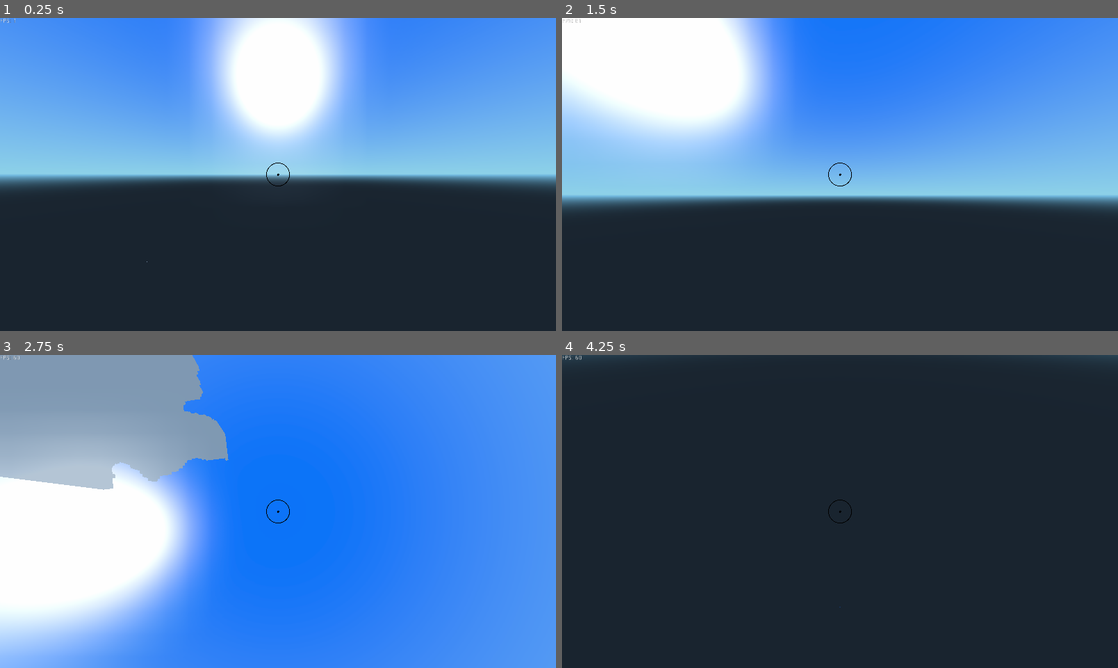
Above: before the commit, frames 1-4 (two rows, left to right).
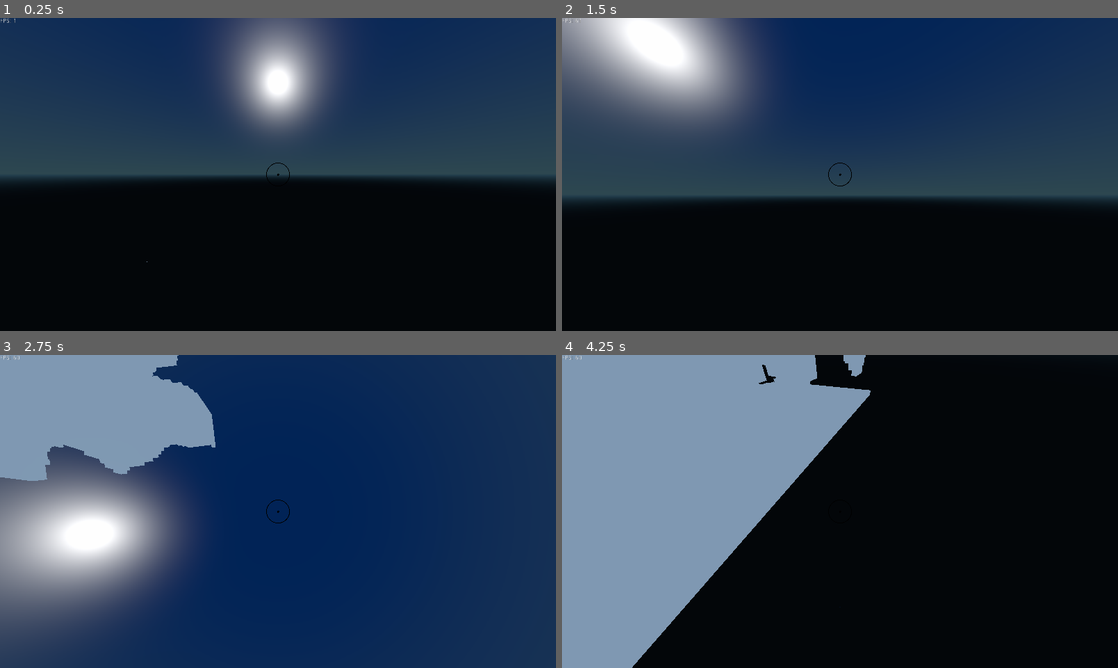
Above: after the commit, the same moments.

Repository: ThomBogers/blocks
Game: Godot game, scene res://scenes/Main/Main.tscn
Two runs of this game, one before a commit and one after it. Both use one fixed random seed, a clock stepped at 60 frames per second and the inputs below.
Inputs (mouse positions are in pixels of both pictures, inside the frame that each line leads up to):
- Up to frame 1 (0.25 s): no input
- Up to frame 2 (1.5 s): tap Enter at 0.5 s; move the mouse to (962, 158) at 0.52 s; hold D (game_right) 0.53-1.28 s; hold E (game_godmode) 0.53-1.28 s; tap Space (game_up) at 1.25 s; move the mouse to (728, 190) at 1.27 s; hold S (game_back) from 1.28 s (still down); click (728, 190) at 1.35 s
- Up to frame 3 (2.75 s): tap E (game_godmode) at 1.55, 2.3 s; tap Enter at 2 s; move the mouse to (333, 442) at 2.02 s; release S (game_back) at 2.03 s; hold D (game_right) from 2.03 s (still down); hold Right mouse button (game_click_right) from 2.03 s (still down)
- Up to frame 4 (4.25 s): move the mouse to (812, 574) at 2.77 s; release D (game_right) at 2.78 s; release Right mouse button (game_click_right) at 2.78 s; hold Space (game_up) 2.78-3.53 s; tap E (game_godmode) at 2.85 s; move the mouse to (1006, 558) at 3.52 s; hold A (game_left) from 3.53 s (still down); hold E (game_godmode) from 3.53 s (still down)

The runs differ from the first frame. In frame 1, 100% of the frame differs, in the area x 0-100%, y 0-100%; in frame 2, 98%; in frame 3, 89%; in frame 4, 100%.

Commit message:
Improve player movement and block creation code

Diff:
--- /dev/null
+++ b/materials/terrain.tres
@@ -0,0 +1,7 @@
+[gd_resource type="SpatialMaterial" load_steps=2 format=2]
+
+[ext_resource path="res://images/raw/test_texture.png" type="Texture" id=1]
+
+[resource]
+vertex_color_use_as_albedo = true
+albedo_texture = ExtResource( 1 )
--- a/scenes/Main/Main.tscn
+++ b/scenes/Main/Main.tscn
@@ -15,6 +15,7 @@
 [sub_resource type="Environment" id=2]
 background_mode = 2
 background_sky = SubResource( 1 )
+background_energy = 0.1
 ambient_light_color = Color( 0.992188, 0.975231, 0.837158, 1 )
 fog_enabled = true
 fog_depth_begin = 100.0
@@ -35,6 +36,8 @@
 
 [node name="DirectionalLight" type="DirectionalLight" parent="."]
 transform = Transform( 0.707107, -0.707107, -3.09086e-008, 0, -4.37114e-008, 1, -0.707107, -0.707107, -3.09086e-008, 0, 100, 0 )
+light_energy = 0.0
+directional_shadow_max_distance = 100.0
 
 [node name="Threadpool" type="Node" parent="."]
 script = ExtResource( 2 )
--- a/scenes/Player/Camera.gd
+++ b/scenes/Player/Camera.gd
@@ -28,8 +28,8 @@
 	raycast_to   = raycast_from + camera.project_ray_normal(screen_center) * ray_length
 	raycast_type = type
 
-func hit_ray(target):
-	target.collider.get_node("../../..").hit(target, raycast_type)
+func hit_ray(target, origin):
+	target.collider.get_node("../../..").hit(target, raycast_type, origin)
 
 func _physics_process(delta):
 	if raycast_from != null && raycast_to != null:
@@ -37,7 +37,7 @@
 		var result = space_state.intersect_ray(raycast_from, raycast_to, [self, camera, player, shap])
 		if not result.empty():
 			#Go from mesh in mesh instance to Geometry
-			hit_ray(result)
+			hit_ray(result, raycast_from)
 
 		raycast_from = null
 		raycast_to   = null
--- a/scenes/Player/Player.gd
+++ b/scenes/Player/Player.gd
@@ -9,15 +9,15 @@
 
 const FLYING  = 0
 const WALKING = 1
+const MAX_JUMPS = 2
 var MODE = FLYING
 
 onready var camera = get_node("Camera")
 onready var player = get_node(".")
 onready var collider = get_node("PlayerCollider")
 
-var on_floor = false
-
 var movement_vector = Vector3(0,0,0)
+var jumps = 0
 var yaw   = 45
 var pitch = 45
 const view_sensitivity = 1
@@ -41,10 +41,13 @@
 	if event.is_action_pressed("game_godmode"):
 		if MODE == FLYING:
 			MODE = WALKING
+			player.set_collision_layer_bit(0,1)
+			player.set_collision_mask_bit(0,1)
 		else:
 			movement_vector.y = 0
 			MODE = FLYING
-
+			player.set_collision_layer_bit(0,0)
+			player.set_collision_mask_bit(0,0)
 	if event is InputEventMouseMotion:
 		var relative_x = event.relative.x
 		var relative_y = event.relative.y
@@ -74,9 +77,10 @@
 		movement_vector.z = 0
 
 	if MODE == WALKING:
-		if on_floor && event.is_action_pressed("game_up"):
+		if event.is_action_pressed("game_up") && jumps < MAX_JUMPS:
+			print("JUMP TIME")
+			jumps = jumps + 1
 			movement_vector.y = SPEED_JUMP
-			on_floor = false
 	else:
 		if event.is_action_pressed("game_up"):
 			movement_vector.y = SPEED_JUMP
@@ -103,44 +107,21 @@
 
 
 func _physics_process(delta):
-	# Kinematicbody.move_and_collide moves relative to the world, not the object itself.
-	# The movement vector is rotated before being applied, this makes movement follow the camera direction
-	# Horizontal and vertical movement is hanled seperately because:
-	#	- We want to ignore rotation for direction of vertical movement
-	#	- Vertical movement causes collision while walking (camera angle looking into the floor), slowing the movement
-	_h_move(delta)
-	_v_move(delta)
 
-func _h_move(delta):
-	var movement = Vector3(movement_vector.x, 0, movement_vector.z).normalized()
+	var movement
+	if MODE == WALKING:
+		movement_vector.y = movement_vector.y + delta*GRAVITY
+		movement = movement_vector * SPEED_WALK
+	else:
+		movement = movement_vector * SPEED_AIR
 
-	if MODE == FLYING:
-		player.translate(movement)
-	else:
-		movement = movement.rotated(Vector3(0,1,0),deg2rad(yaw))
+	movement = movement.rotated(Vector3(0,1,0),deg2rad(yaw))
 
-		if on_floor:
-			movement = movement * SPEED_WALK * delta
-		else:
-			movement = movement * SPEED_AIR * delta
-		player.move_and_collide(movement)
+	player.move_and_slide( movement, Vector3(0,1,0) )
 
-func _v_move(delta):
+	if player.get_slide_count():
+		var collision = player.get_slide_collision(0);
 
-	if MODE == WALKING:
-		# Apply gravity every tick
-		movement_vector.y = movement_vector.y + delta*GRAVITY
-
-	var movement = Vector3(0, movement_vector.y, 0)
-
-	if MODE == FLYING:
-		player.translate(movement)
-	else:
-		var collision = player.move_and_collide(movement)
-
-		if collision != null and collision.normal.y != 0:
-			on_floor = true
+		if collision.normal.y == 1:
+			jumps=0
 			movement_vector.y = 0
-
-#func _process(delta):
-#	pass
--- a/scenes/Player/Player.tscn
+++ b/scenes/Player/Player.tscn
@@ -47,3 +47,6 @@
 margin_right = 40.0
 margin_bottom = 14.0
 script = ExtResource( 5 )
+
+[node name="OmniLight" type="OmniLight" parent="."]
+omni_range = 99.0
--- a/scenes/World/Chunk.gd
+++ b/scenes/World/Chunk.gd
@@ -28,21 +28,6 @@
 var zoffset
 var yoffset
 
-var uv1
-var uv2
-var uv3
-var uv4
-
-var v1
-var v2
-var v3
-var v4
-
-var c1
-var c2
-var c3
-var c4
-
 var should_ret  = false
 var should_flip = false
 
@@ -73,11 +58,9 @@
 	collInstance = get_node("CollisionShape")
 	worldseed = _worldseed
 
-func hit(collision, type):
+func hit(collision, type, origin):
 
 	logMessage("Collistion: " + str(collision))
-
-	# Calculate direction of collision
 
 	# Create position relative to chunk position
 	var relPosition = Vector3(collision.position.x-chunkoffset.x, collision.position.y-chunkoffset.y, collision.position.z-chunkoffset.z)
@@ -105,6 +88,9 @@
 		print("Out of y_pos range")
 		return
 
+	# TODO: Check distance from origin to center position of chunk[x_pos][z_pos][y_pos]
+	# return if distance < CONSTANTS.CUBESIZE/2
+
 	if chunk[x_pos][z_pos][y_pos] == BLOCK_TYPE.BEDROCK:
 		return
 
@@ -157,16 +143,35 @@
 					elif type >= 0:
 						chunk[x][z].append(BLOCK_TYPE.AIR)
 
+func _build_test_chunk():
+
+	for x in range(chunksize.x):
+		chunk.append([])
+		for z in range(chunksize.z):
+			chunk[x].append([])
+
+			for y in range(chunksize.y):
+				if x == 10:
+					chunk[x][z].append(BLOCK_TYPE.DIRT)
+				elif z == 10:
+					chunk[x][z].append(BLOCK_TYPE.DIRT)
+				# elif z == 10:
+				# 	chunk[x][z].append(BLOCK_TYPE.DIRT)
+				else:
+					chunk[x][z].append(BLOCK_TYPE.AIR)
+
 func _render_mesh_thread(params):
 
 	if(!chunkInitialised):
 		_build_chunk_opensimplex_3d()
+		# _build_test_chunk()
 		chunkInitialised = true
 
 	var surfTool = SurfaceTool.new()
 	var mesh     = Mesh.new()
 
 	surfTool.begin(Mesh.PRIMITIVE_TRIANGLES)
+	surfTool.set_material(material)
 
 	var res
 	var next_type
@@ -222,7 +227,7 @@
 	surfTool.index()
 	surfTool.commit(mesh)
 
-	meshInstance.set_material_override(material)
+	# meshInstance.set_material_override(material)
 	meshInstance.set_mesh(mesh)
 
 	# Remove old collision mesh if present
@@ -266,18 +271,36 @@
 	if should_ret:
 		return null
 
+	carray = _get_carray(current_type)
 	if should_flip:
-		v4 = Vector3(xoffset+0,       yoffset, zoffset+0)
-		v3 = Vector3(xoffset+0,       yoffset, zoffset+cubesize)
-		v2 = Vector3(xoffset+cubesize,yoffset, zoffset+cubesize)
-		v1 = Vector3(xoffset+cubesize,yoffset, zoffset+0)
-	else:
-		v1 = Vector3(xoffset+0,       yoffset, zoffset+0)
-		v2 = Vector3(xoffset+0,       yoffset, zoffset+cubesize)
-		v3 = Vector3(xoffset+cubesize,yoffset, zoffset+cubesize)
-		v4 = Vector3(xoffset+cubesize,yoffset, zoffset+0)
-
-	return _get_rect(v1,v2,v3,v4)
+		varray = [
+			Vector3(xoffset+0,       yoffset, zoffset+0), #v1
+			Vector3(xoffset+0,       yoffset, zoffset+cubesize), #v2
+			Vector3(xoffset+cubesize,yoffset, zoffset+cubesize), #v3
+			Vector3(xoffset+cubesize,yoffset, zoffset+0), #v4
+		]
+		uvarray = [
+			Vector2(0,0), # uv1
+			Vector2(0,1), # uv2
+			Vector2(1,1), # uv3
+			Vector2(1,0), # uv4
+		]
+	else:
+		uvarray = [
+			Vector2(1,0), # uv4
+			Vector2(1,1), # uv3
+			Vector2(0,1), # uv2
+			Vector2(0,0),  # uv1
+		]
+		varray = [
+			Vector3(xoffset+cubesize,yoffset, zoffset+0), #v1
+			Vector3(xoffset+cubesize,yoffset, zoffset+cubesize), #v2
+			Vector3(xoffset+0,       yoffset, zoffset+cubesize), #v3
+			Vector3(xoffset+0,       yoffset, zoffset+0), #v4
+		]
+
+
+	return [varray, uvarray, carray]
 
 func _get_vertical_x(x,z,y, current_type, next_type):
 	xoffset = x*cubesize
@@ -292,18 +315,31 @@
 	var yoff_top = (y) * cubesize
 	var yoff_bot = (y-1)*cubesize
 
+	carray = _get_carray(current_type)
+
 	if should_flip:
-		v4 = Vector3(xoffset+cubesize,yoff_top,zoffset)
-		v3 = Vector3(xoffset+cubesize,yoff_top,zoffset+cubesize)
-		v2 = Vector3(xoffset+cubesize,yoff_bot,zoffset+cubesize)
-		v1 = Vector3(xoffset+cubesize,yoff_bot,zoffset)
-	else:
-		v1 = Vector3(xoffset+cubesize,yoff_top,zoffset)
-		v2 = Vector3(xoffset+cubesize,yoff_top,zoffset+cubesize)
-		v3 = Vector3(xoffset+cubesize,yoff_bot,zoffset+cubesize)
-		v4 = Vector3(xoffset+cubesize,yoff_bot,zoffset)
-
-	return _get_rect(v1,v2,v3,v4)
+		varray = [
+			Vector3(xoffset+cubesize,yoff_top,zoffset), # v1 =
+			Vector3(xoffset+cubesize,yoff_top,zoffset+cubesize), # v2 =
+			Vector3(xoffset+cubesize,yoff_bot,zoffset+cubesize), # v3 =
+			Vector3(xoffset+cubesize,yoff_bot,zoffset), # v4 =
+		]
+	else:
+			varray  = [
+				Vector3(xoffset+cubesize,yoff_bot,zoffset), #v1
+				Vector3(xoffset+cubesize,yoff_bot,zoffset+cubesize), #v2,
+				Vector3(xoffset+cubesize,yoff_top,zoffset+cubesize), #v3,
+				Vector3(xoffset+cubesize,yoff_top,zoffset), #v4,
+			]
+
+	uvarray = [
+		Vector2(0,0), # uv1
+		Vector2(0,1), # uv2
+		Vector2(1,1), # uv3
+		Vector2(1,0), # uv4
+	]
+
+	return [varray, uvarray, carray]
 
 func _get_vertical_z(x,z,y, current_type, next_type):
 	xoffset = x*cubesize
@@ -318,48 +354,44 @@
 	var yoff_top = (y) * cubesize
 	var yoff_bot = (y-1)*cubesize
 
-	if should_flip:
-		v1 = Vector3(xoffset,yoff_top,zoffset+cubesize)
-		v2 = Vector3(xoffset+cubesize,yoff_top,zoffset+cubesize)
-		v3 = Vector3(xoffset+cubesize,yoff_bot,zoffset+cubesize)
-		v4 = Vector3(xoffset,yoff_bot,zoffset+cubesize)
-	else:
-		v4 = Vector3(xoffset,yoff_top,zoffset+cubesize)
-		v3 = Vector3(xoffset+cubesize,yoff_top,zoffset+cubesize)
-		v2 = Vector3(xoffset+cubesize,yoff_bot,zoffset+cubesize)
-		v1 = Vector3(xoffset,yoff_bot,zoffset+cubesize)
-
-
-	return _get_rect(v1,v2,v3,v4)
-
-func _get_rect(v1,v2,v3,v4):
-	uvarray = []
-	varray  = []
-	carray  = []
-
-	uv1 = Vector2(0,0)
-	uv2 = Vector2(0,1)
-	uv3 = Vector2(1,1)
-	uv4 = Vector2(1,0)
-
-	c1 = Color(0,0,0.5)
-	c2 = Color(0,0,0.5)
-	c3 = Color(0,0,0.5)
-	c4 = Color(0,0,0.5)
-
-	uvarray.append(uv4)
-	uvarray.append(uv3)
-	uvarray.append(uv2)
-	uvarray.append(uv1)
-
-	varray.append(v4)
-	varray.append(v3)
-	varray.append(v2)
-	varray.append(v1)
-
-	carray.append(c4)
-	carray.append(c3)
-	carray.append(c2)
-	carray.append(c1)
-
+	carray = _get_carray(current_type)
+
+	if !should_flip:
+		varray = [
+			Vector3(xoffset,yoff_top,zoffset+cubesize),
+			Vector3(xoffset+cubesize,yoff_top,zoffset+cubesize),
+			Vector3(xoffset+cubesize,yoff_bot,zoffset+cubesize),
+			Vector3(xoffset,yoff_bot,zoffset+cubesize),
+		]
+	else:
+		varray = [
+			Vector3(xoffset,yoff_bot,zoffset+cubesize),
+			Vector3(xoffset+cubesize,yoff_bot,zoffset+cubesize),
+			Vector3(xoffset+cubesize,yoff_top,zoffset+cubesize),
+			Vector3(xoffset,yoff_top,zoffset+cubesize),
+		]
+	uvarray = [
+		Vector2(0,0), # uv1
+		Vector2(0,1), # uv2
+		Vector2(1,1), # uv3
+		Vector2(1,0), # uv4
+	]
 	return [varray, uvarray, carray]
+
+func _get_carray(type):
+	var COLOR_GRAY = Color( 0.75, 0.75, 0.75, 1.0 )
+	var COLOR_BEIGE = Color( 0.96, 0.96, 0.86, 1.0 )
+	var COLOR_DARKGREEN = Color( 0, 0.39, 0, 1.0 )
+	var COLOR_NONE = Color( 0, 0, 0, 0 )
+
+	var dirtArray = PoolColorArray([COLOR_BEIGE,COLOR_BEIGE,COLOR_BEIGE,COLOR_BEIGE])
+	var grayArray = PoolColorArray([COLOR_GRAY,COLOR_GRAY,COLOR_GRAY,COLOR_GRAY])
+	var noneArray = PoolColorArray([COLOR_NONE,COLOR_NONE,COLOR_NONE,COLOR_NONE])
+
+	if type == BLOCK_TYPE.DIRT:
+		carray = dirtArray;
+	elif type == BLOCK_TYPE.BEDROCK:
+		carray = grayArray;
+	else:
+		carray = noneArray;
+	return carray
--- a/scenes/World/Chunk.tscn
+++ b/scenes/World/Chunk.tscn
@@ -1,101 +1,18 @@
-[gd_scene load_steps=6 format=2]
+[gd_scene load_steps=5 format=2]
 
 [ext_resource path="res://scenes/World/Chunk.gd" type="Script" id=1]
-[ext_resource path="res://images/raw/edge.png" type="Texture" id=2]
+[ext_resource path="res://materials/terrain.tres" type="Material" id=2]
 [ext_resource path="res://materials/world_spatialmaterial.tres" type="Material" id=3]
 
-[sub_resource type="SpatialMaterial" id=1]
-
-render_priority = 0
-flags_transparent = false
-flags_unshaded = false
-flags_vertex_lighting = false
-flags_no_depth_test = false
-flags_use_point_size = false
-flags_world_triplanar = false
-flags_fixed_size = false
-flags_albedo_tex_force_srgb = false
-vertex_color_use_as_albedo = false
-vertex_color_is_srgb = false
-params_diffuse_mode = 0
-params_specular_mode = 0
-params_blend_mode = 0
-params_cull_mode = 0
-params_depth_draw_mode = 0
-params_line_width = 1.0
-params_point_size = 1.0
-params_billboard_mode = 0
-params_grow = false
-params_use_alpha_scissor = false
-albedo_color = Color( 0, 0.231293, 0.558594, 1 )
-albedo_texture = ExtResource( 2 )
-metallic = 0.0
-metallic_specular = 0.5
-metallic_texture_channel = 0
-roughness = 0.0
-roughness_texture_channel = 0
-emission_enabled = false
-normal_enabled = false
-rim_enabled = false
-clearcoat_enabled = false
-anisotropy_enabled = false
-ao_enabled = false
-depth_enabled = false
-subsurf_scatter_enabled = false
-transmission_enabled = false
-refraction_enabled = false
-detail_enabled = false
-uv1_scale = Vector3( 1, 1, 1 )
-uv1_offset = Vector3( 0, 0, 0 )
-uv1_triplanar = false
-uv1_triplanar_sharpness = 1.0
-uv2_scale = Vector3( 1, 1, 1 )
-uv2_offset = Vector3( 0, 0, 0 )
-uv2_triplanar = false
-uv2_triplanar_sharpness = 1.0
-proximity_fade_enable = false
-distance_fade_enable = false
-_sections_unfolded = [ "Albedo", "Parameters", "Vertex Color" ]
-
-[sub_resource type="CylinderMesh" id=2]
-
-top_radius = 1.0
-bottom_radius = 1.0
-height = 2.0
-radial_segments = 64
-rings = 4
+[sub_resource type="CylinderMesh" id=1]
 
 [node name="Chunk" type="StaticBody"]
+collision_layer = 3
+script = ExtResource( 1 )
+material = ExtResource( 2 )
 
-input_ray_pickable = true
-input_capture_on_drag = false
-collision_layer = 3
-collision_mask = 1
-friction = 1.0
-bounce = 0.0
-constant_linear_velocity = Vector3( 0, 0, 0 )
-constant_angular_velocity = Vector3( 0, 0, 0 )
-script = ExtResource( 1 )
-_sections_unfolded = [ "Collision", "Transform" ]
-material = SubResource( 1 )
+[node name="CollisionShape" type="CollisionShape" parent="."]
 
-[node name="CollisionShape" type="CollisionShape" parent="." index="0"]
-
-shape = null
-disabled = false
-
-[node name="MeshInstance" type="MeshInstance" parent="CollisionShape" index="0"]
-
-layers = 1
-material_override = null
-cast_shadow = 1
-extra_cull_margin = 0.0
-use_in_baked_light = false
-lod_min_distance = 0.0
-lod_min_hysteresis = 0.0
-lod_max_distance = 0.0
-lod_max_hysteresis = 0.0
-mesh = SubResource( 2 )
-skeleton = NodePath("..")
+[node name="MeshInstance" type="MeshInstance" parent="CollisionShape"]
+mesh = SubResource( 1 )
 material/0 = ExtResource( 3 )
-_sections_unfolded = [ "material" ]
Binary file added: images/raw/test_texture.png
Not shown, added: images/raw/test_texture.png.import
Not shown, changed: README.md
